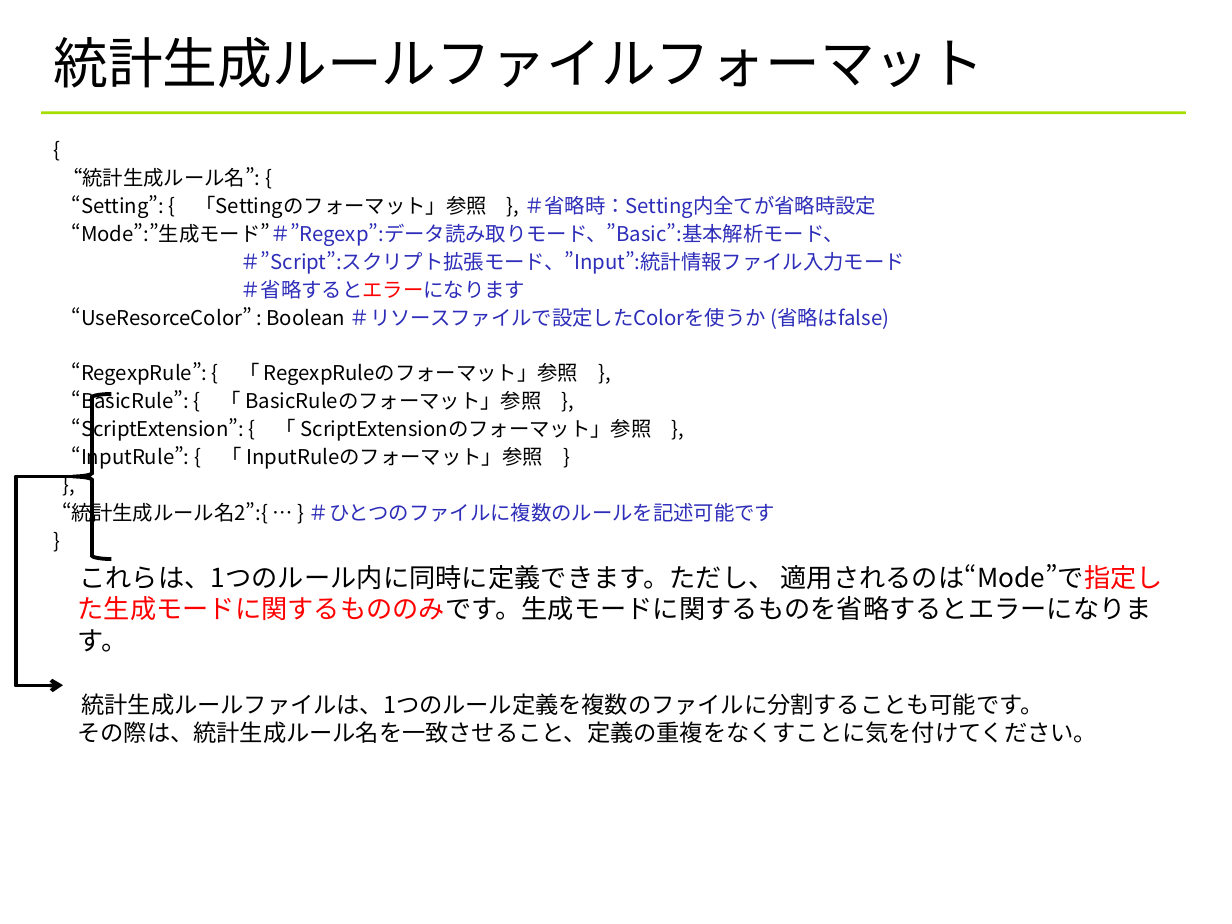
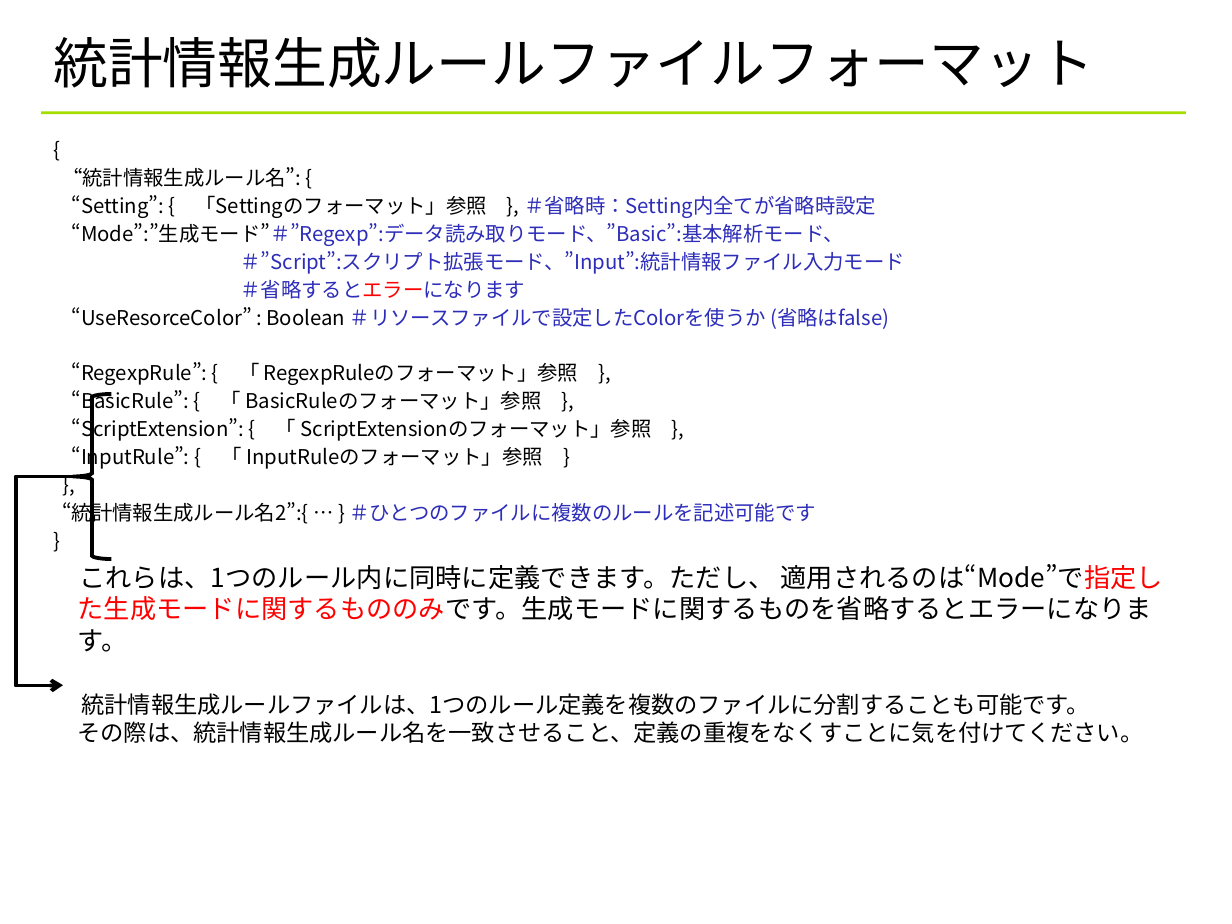
Before and after one commit to YixiaoLi/tlv4mc, a slide deck: slide 34 of doc/statistics_viewer_manual.ppt. Drawn at 1232x924 pixels with LibreOffice and Linux fonts; fonts in the diff are those of the drawing; background and template pictures are left out. Boxes give left, top, right and bottom in pixels: in the first picture for what was removed or moved away, otherwise in the second. Text is boxed around its words. In the diff, an @@ line names an element or a change of style, - is before the commit and + after.

Commit message:
名前変更：統計生成ルール→統計情報生成ルール ファイル構成の修正

```diff
--- a/doc/statistics_viewer_manual.ppt
+++ b/doc/statistics_viewer_manual.ppt
@@ title at (x1=53, y1=37, x2=1094, y2=88): text changed @@
-統計生成ルールファイルフォーマット
+統計情報生成ルールファイルフォーマット
@@ text at (x1=62, y1=167, x2=301, y2=187): text changed @@
-“統計生成ルール名”: {
+“統計情報生成ルール名”: {
@@ text at (x1=62, y1=499, x2=816, y2=526): text changed @@
-“統計生成ルール名2”:{ … } ＃ひとつのファイルに複数のルールを記述可能です
+“統計情報生成ルール名2”:{ … } ＃ひとつのファイルに複数のルールを記述可能です
@@ text at (x1=78, y1=693, x2=1144, y2=743): text changed @@
-統計生成ルールファイルは、1つのルール定義を複数のファイルに分割することも可能です。
-その際は、統計生成ルール名を一致させること、定義の重複をなくすことに気を付けてください。
+統計情報生成ルールファイルは、1つのルール定義を複数のファイルに分割することも可能です。
+その際は、統計情報生成ルール名を一致させること、定義の重複をなくすことに気を付けてください。
```
Also in this commit, not shown: 15 other slides changed, 1 other file.
